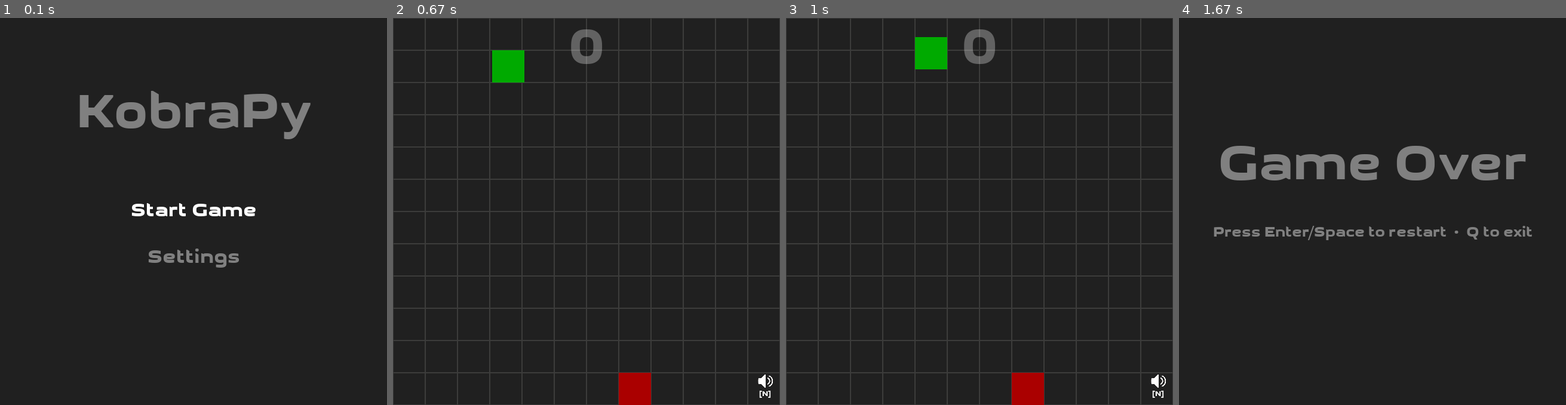
Above: before the commit, frames 1-4 (left to right).
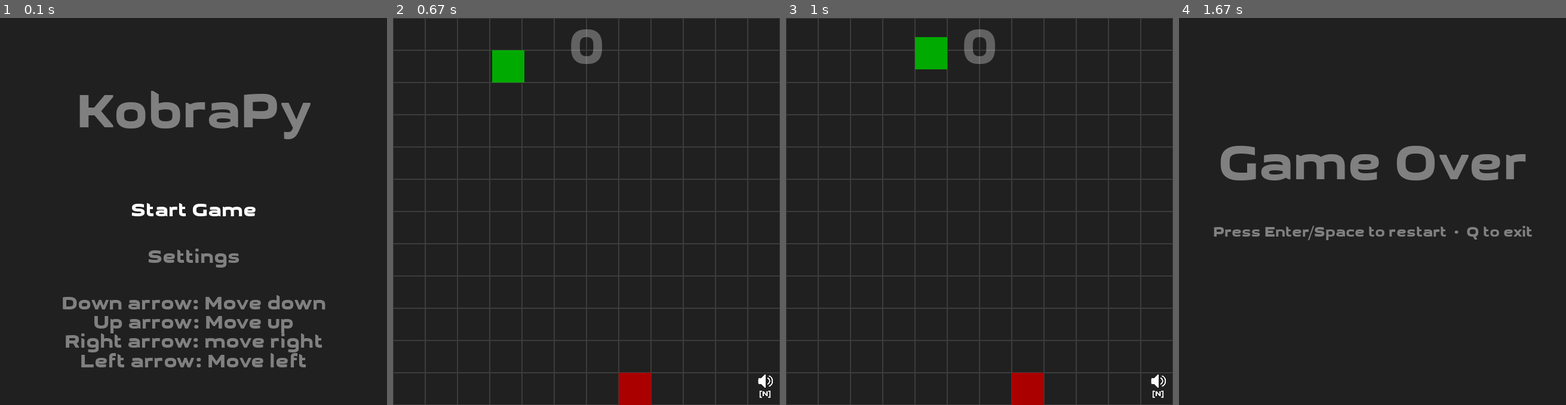
Above: after the commit, the same moments.

Repository: fossguild/naja
Game: pygame game, started from kobra.py
Same seed, same stepped clock (60 frames per second), same inputs: the game is played once before the commit and once after it.
Inputs:
- Up to frame 1 (0.1 s): no input
- Up to frame 2 (0.67 s): click "Start Game" at 0.38 s
- Up to frame 3 (1 s): hold Up from 0.67 s (still down)
- Up to frame 4 (1.67 s): release Up at 1.13 s

The runs differ from the first frame. In frame 1, 3.6% of the frame differs, in the area x 16-85%, y 71-91%; in frame 2, nothing differs; in frame 3, nothing differs; in frame 4, nothing differs.

Commit message:
feat:added the controls to the main menu

Diff:
--- a/kobra.py
+++ b/kobra.py
@@ -383,6 +383,12 @@
     """
     selected = 0
     items = ["Start Game", "Settings"]
+    controls = [
+        "Down arrow: Move down",
+        "Up arrow: Move up",
+        "Right arrow: move right",
+        "Left arrow: Move left",
+    ]
 
     while True:
         state.arena.fill(ARENA_COLOR)
@@ -399,6 +405,18 @@
             text = assets.render_small(text_label, color)
             rect = text.get_rect(
                 center=(state.width / 2, state.height / 2 + i * (state.height * 0.12))
+            )
+            state.arena.blit(text, rect)
+
+        # draw controls
+        for i, text_label in enumerate(controls):
+            color = MESSAGE_COLOR
+            text = assets.render_small(text_label, color)
+            rect = text.get_rect(
+                center=(
+                    state.width / 2,
+                    state.height * 0.74 + i * (state.height * 0.05),
+                )
             )
             state.arena.blit(text, rect)
 
--- a/src/entities.py
+++ b/src/entities.py
@@ -36,7 +36,6 @@
 
 
 class Snake:
-
     def __init__(self, width: int, height: int, grid_size: int):
         """Initialize the Snake.
 
Not shown, changed: .claude/settings.local.json
Not shown, changed: AUTHORS
Not shown, changed: .claude/CLAUDE.md
Not shown, changed: .cursor/rules/code_style.mdc
